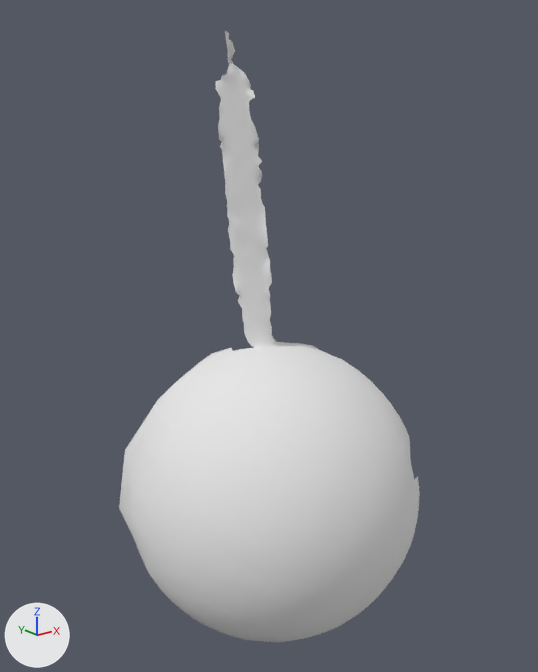
A saved change to the OBJ model res/pendulum_horizontal/Pendulum_horizontal.000127.obj.
The view is the same before and after, from a 50 mm lens placed at (-120.0, -433.0, 346.0), pointed at (291.0, 81.0, 140.0). The lights are fixed; the arrows at lower left show +X, +Y and +Z. Where no turn or scale is listed for an object, it has been applied to the vertices.

The first picture shows 'Pendulum_horizontal.000127'.
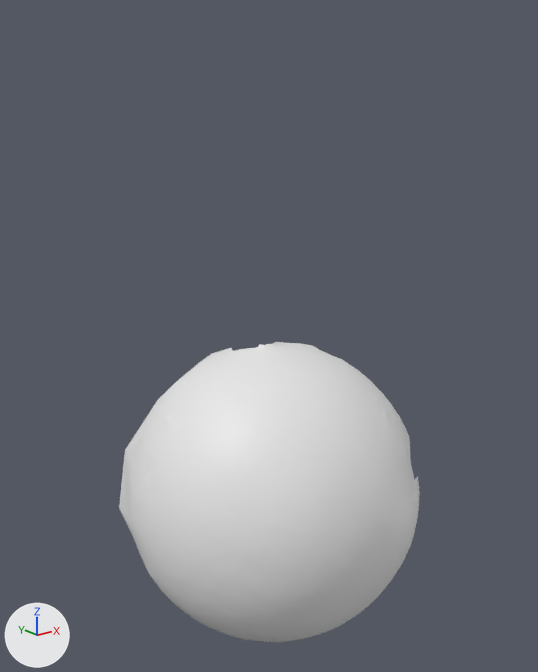
Pixel boxes (x1, y1, x2, y2) of what changed, in the pictures (538 x 672 px):
'Pendulum_horizontal.000127', reshaped (51% shorter): before (119, 31, 420, 642); after (119, 342, 420, 642)
part 1 of me_pendulum_horizontal_000127, deleted: before (216, 31, 276, 348)

Patch to the scene script:
```diff
--- a/res/pendulum_horizontal/Pendulum_horizontal.000127.obj.py
+++ b/res/pendulum_horizontal/Pendulum_horizontal.000127.obj.py
@@ me_pendulum_horizontal_000127 @@
 # used by ob_pendulum_horizontal_000127; location = (0.0, 0.0, 0.0)
-me_pendulum_horizontal_000127.from_pydata(...)  # 5496 vertices, 10832 faces; spans x 163.0..407.0, y -48.0..201.0, z -172.0..403.0
-me_pendulum_horizontal_000127.materials.append(mat_pendulum_horizontal_000127)  # white #e7e7e7
+me_pendulum_horizontal_000127.from_pydata(...)  # 4968 vertices, 9866 faces; spans x 163.0..407.0, y -48.0..201.0, z -172.0..123.0
+# me_pendulum_horizontal_000127 part 1: 528 vertices removed from x 269.0..312.0, y 92.0..133.0, z 121.0..403.0
```
